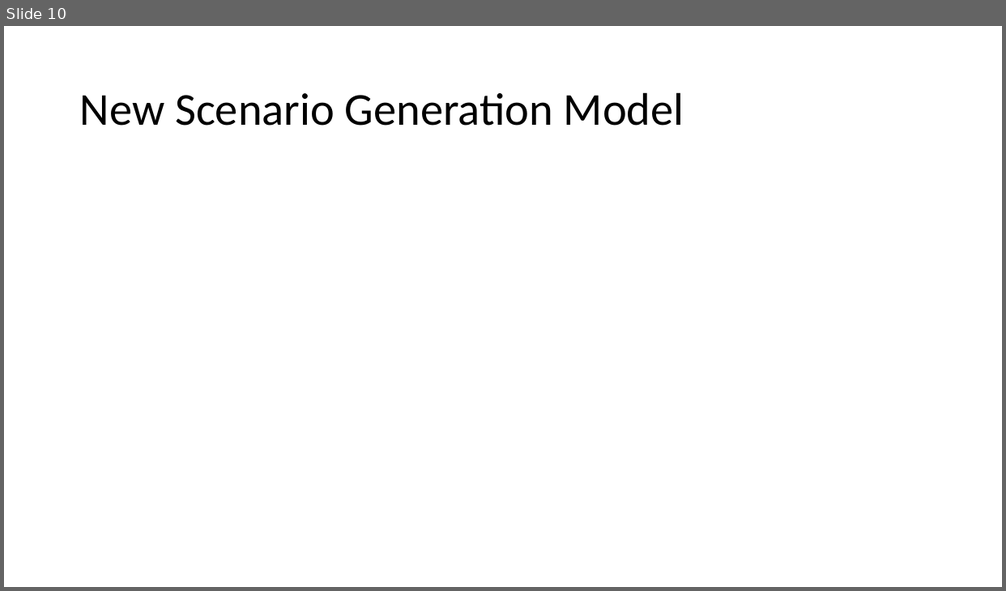
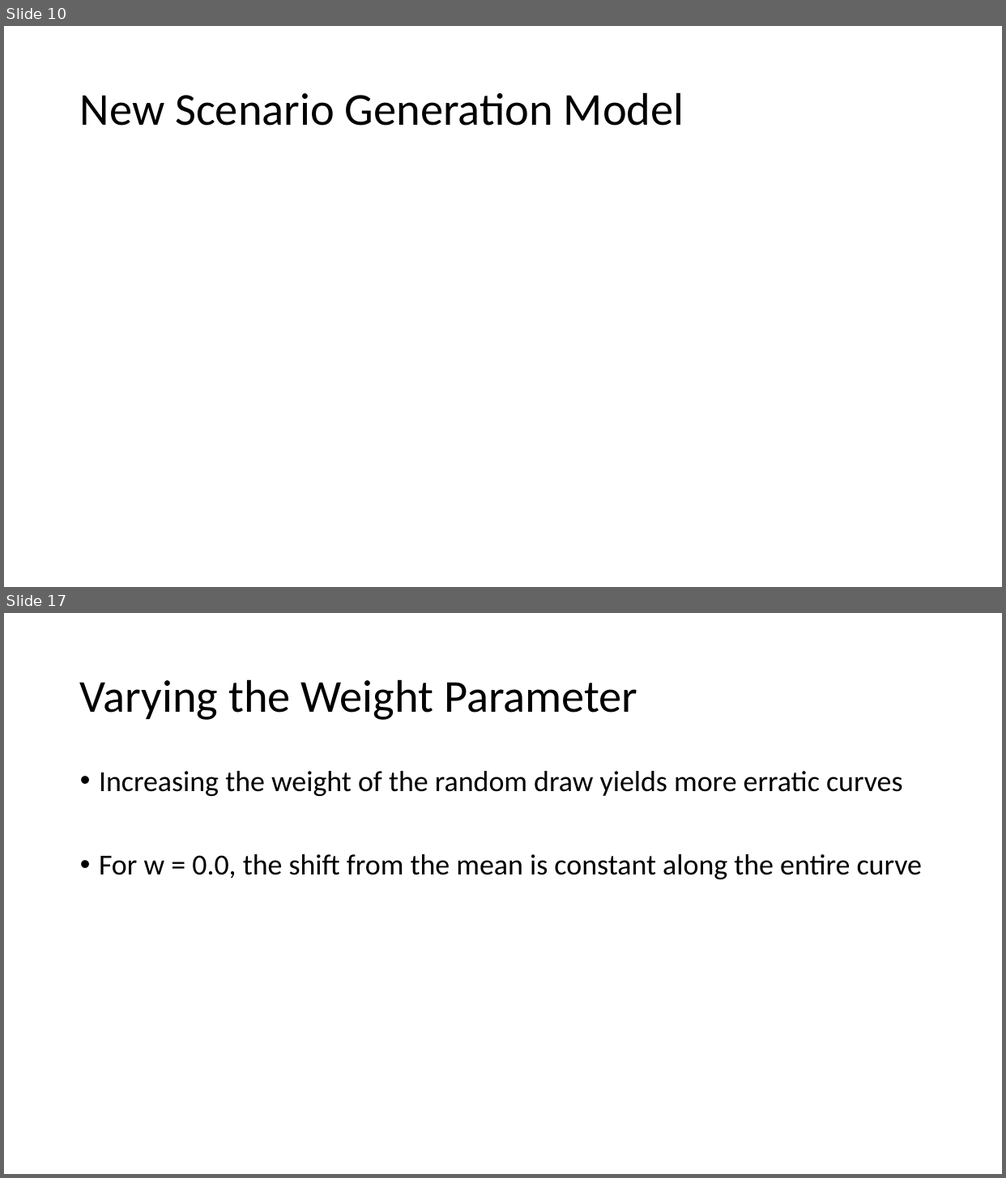
Before and after one commit to bendiw/OilOpt, a slide deck: PP/Master Discussion 14_may.pptx. Shown one above the other, each under a label of ours: slide 10 before the commit, slides 10 and 17 after it; the slides between them are not shown. The pictures are 1006x591 and 1006x1178 pixels, drawn with LibreOffice and Linux fonts; fonts in the diff are those of the drawing; grey boxes stand for pictures. Boxes give left, top, right and bottom in pixels: in the first picture for what was removed or moved away, otherwise in the second. Text is boxed around its words. In the diff, an @@ line names an element or a change of style, - is before the commit and + after.

```diff
--- a/PP/Master Discussion 14_may.pptx
+++ b/PP/Master Discussion 14_may.pptx
@@ slide 17 added at <box>4,613,1002,1174</box>, background #FFFFFF @@
@@ title added at <box>80,679,637,720</box>, 44 pt, text #000000 @@
+Varying the Weight Parameter
@@ text added at <box>99,771,923,879</box>, 28 pt, text #000000 @@
+• Increasing the weight of the random draw yields more erratic curves
+• For w = 0.0, the shift from the mean is constant along the entire curve
```
Also in this commit, not shown: 6 slides changed, 12 other slides added, 27 other files.
